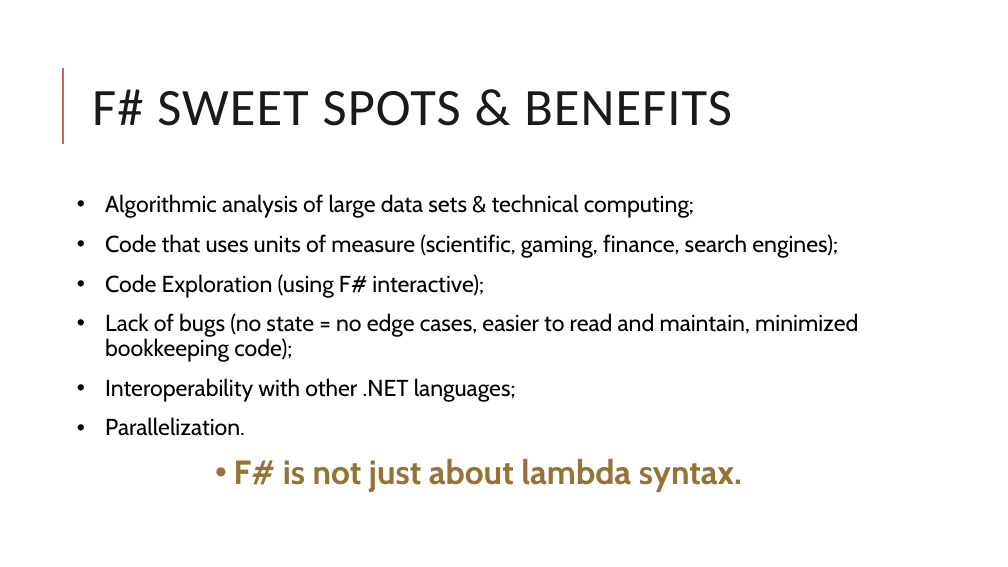
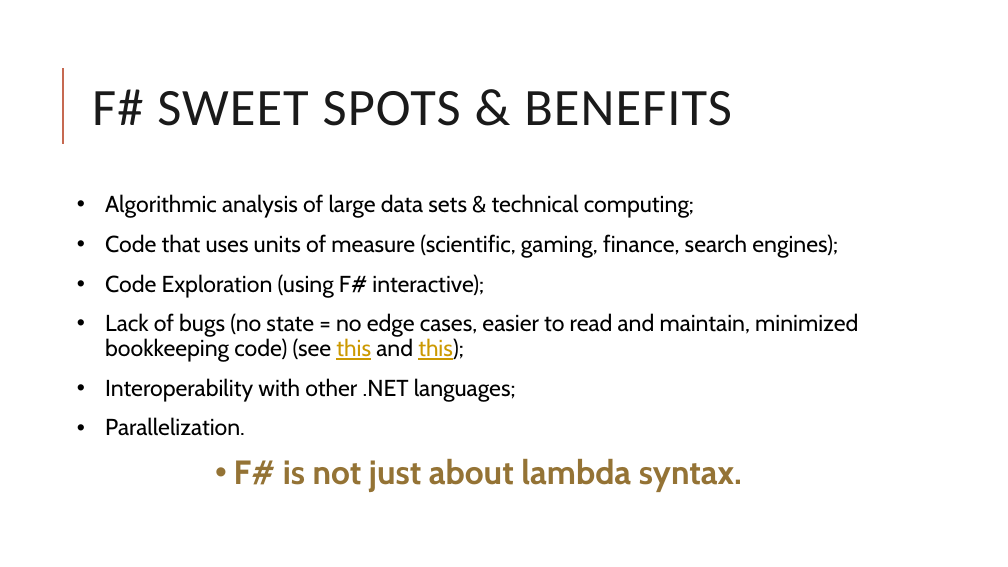
Before and after one commit to rachelblasucci/Current-Talks, a slide deck: slide 2 of PPTs/Getting Started With F.pptx. Drawn at 1008x567 pixels with LibreOffice and Linux fonts; fonts in the diff are those of the drawing. Boxes give left, top, right and bottom in pixels: in the first picture for what was removed or moved away, otherwise in the second. Text is boxed around its words. In the diff, an @@ line names an element or a change of style, - is before the commit and + after.

Commit message:
Slight updates to Getting Started ppt

```diff
--- a/PPTs/Getting Started With F.pptx
+++ b/PPTs/Getting Started With F.pptx
@@ text at (x1=105, y1=313, x2=858, y2=362): text changed @@
-• Lack of bugs (no state = no edge cases, easier to read and maintain, minimized bookkeeping code);
+• Lack of bugs (no state = no edge cases, easier to read and maintain, minimized bookkeeping code) (see this and this);
```
